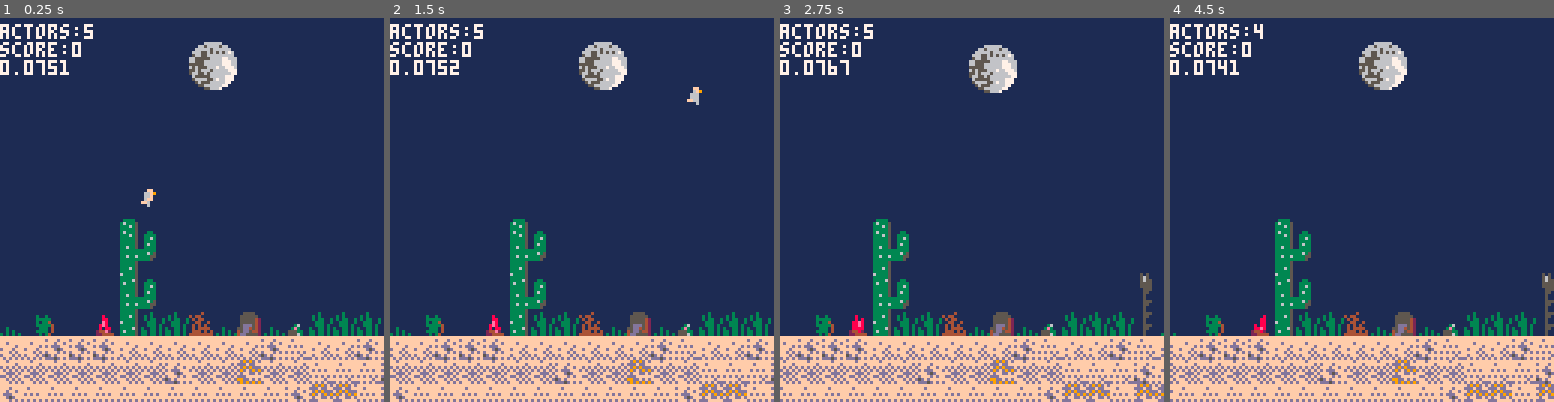
Above: before the commit, frames 1-4 (left to right).
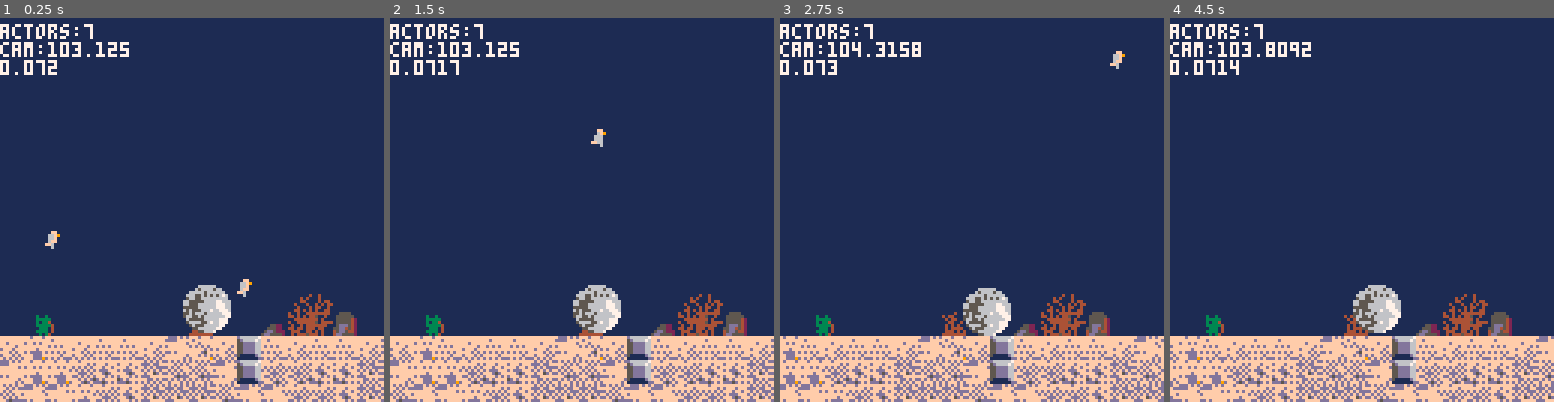
Above: after the commit, the same moments.

Repository: MaxBittker/pico-8-plink
Game: PICO-8 cartridge plink.p8
The game is run twice, just before and just after one commit, with the same random seed, the same clock (stepped at 60 frames per second) and the same inputs.
Inputs:
- Up to frame 1 (0.25 s): no input
- Up to frame 2 (1.5 s): tap X (X key) at 0.33, 1.07 s; tap O (Z key) at 0.7 s
- Up to frame 3 (2.75 s): hold Right 1.6-2.1 s; tap O (Z key) at 1.7, 2.1, 2.5 s; tap X (X key) at 1.85 s; hold Up 2.15-2.42 s; hold Right from 2.47 s (still down)
- Up to frame 4 (4.5 s): tap O (Z key) every 0.4 s from 2.9 to 4.1 s; tap X (X key) at 2.97, 4.08 s; release Right at 3.03 s; hold Left 3.08-3.58 s; hold Right from 4.02 s (still down)

The runs differ from the first frame. In frame 1, 14% of the frame differs, in the area x 0-100%, y 2-100%; in frame 2, 14%; in frame 3, 14%; in frame 4, 14%, in the area x 0-100%, y 1-100%.

Commit message:
bloodmoon

Diff:
--- a/plink.p8
+++ b/plink.p8
@@ -10,10 +10,19 @@
 max_actors = 128
 
 -- music(0, 0, 3)
+  -- music(0)
 
 function mag(a)
   return sqrt((a.x)^2+(a.y)^2)
 end
+
+function distance(a, b)
+  ab = {}
+  ab.x = a.x-b.x
+  ab.y = a.y-b.y
+  return mag(ab)
+end
+
 
 function magsq(a)
   return (a.x)^2+(a.y)^2
@@ -48,9 +57,10 @@
 function make_bird(x,y)
   local a = {}
   a.x=x a.y=y
-  a = make_actor(3, x+0.5, y+1.2, 1)
+  a = make_actor(3, x+0.5, y+1.0, 1)
   a.frame = 112
   a.fear = 0
+  a.wild = false
   a.ddy=0;
   return a
 end
@@ -119,14 +129,17 @@
   actor = {}
   sparkle = {}
   fire = {}
+  moon = {}
+  map_moon = {}
   moose = nil
-  level = 0
+  level = 1
+  moonshot = false
 
   -- spawn player
   for y=0,32 do for x=0,127 do
      my = y + 4
     if (mget(x,y) == 104) then
-      player = make_player(x,my+1,1)
+      player = make_player(105,my+1,1)
     end
     if (mget(x,y) == 64) then
       make_fire(x,my)
@@ -147,10 +160,12 @@
 -- test if a point is solid
 function solid (x, y)
   if (x < 0 or x >= 128 ) then
-    return true end
-
-    val = mget(x, (y - 4) + level * 12)
-    return fget(val, 1)
+    return true
+  end
+  if(y<10) then return false end
+  yy = y - 4 + level * 12
+  val = mget(x, yy)
+  return fget(val, 1)
 end
 
 
@@ -180,6 +195,7 @@
 
 
   accel = 0.025
+  -- accel = 0.525
 
   if (not pl.standing) then
     accel = accel / 2
@@ -237,27 +253,39 @@
 end
 
 function move_arrow(a)
+  if(distance(a, map_moon)<1.6 and not moonshot) then
+    moonshot = true
+    a.x +=a.dx*0.8
+    for i=0,40 do
+      bird =make_bird(a.x-9 - rnd(10), a.y- rnd(10))
+      bird.wild = true
+      bird.fear = 1
+      bird.ddy = 0.02
+
+    end
+  end
   dir = {}
   dir.x = a.dx
   dir.y = a.dy
-  if(mag(dir)< 0.2 and not a.stuck) then
+  if((mag(dir)< 0.2 or moonshot) and not a.stuck ) then
     a.stuck = true
     a.sdx = a.dx
     a.sdy = a.dy
+    a.ddy = 0
     a.dx = 0
     a.dy = 0
   end
 end
 
 function move_bird(b)
-  distance =abs(player.x - b.x)
-  if( distance<8 or player.drawing>5 and distance <12 ) then
+  local d =abs(player.x - b.x)
+  if( (d<8 or (player.drawing>5 and d <12))  and b.fear == 0) then
     b.fear = 1
-
+    sfx(9)
     b.ddy = 0.005
   end
 
-  if(b.fear ==1 and distance> 20 )then
+  if(b.fear ==1 and d> 30 )then
     del(actor,b)
   end
 
@@ -274,14 +302,19 @@
       b.dy = -0.2
       sfx(17)
     end
+    if (b.wild and rnd(50)>45) then
+      b.dx *=-1.1
+      b.d*=-1
+    end
+
   end
 
 end
 
 function move_moose(m)
-  distance =abs(player.x - m.x)
-  if( distance<8 or player.drawing>5 and distance <12 ) then
-    m.fear = 100
+  local d =abs(player.x - m.x)
+  if( (d<8 or (player.drawing>5 and d <12)) and m.fear<90) then
+    m.fear = 200
     sfx(8)
   else
     m.fear = max(0, m.fear-1)
@@ -399,13 +432,16 @@
   end
 
   --pop up even if bouncing
-    while(solid(pl.x-pl.w,pl.y-0.1)) do
+    breaker = 200
+    while(solid(pl.x-pl.w,pl.y-0.1) and breaker>0) do
       pl.y = pl.y - 0.05
-    end
-
-    -- while(solid(pl.x+pl.w,pl.y-0.1)) do
-    --     pl.y = pl.y - 0.05
-    -- end
+      breaker-=1
+    end
+
+    while(solid(pl.x+pl.w,pl.y-0.1) and breaker>0) do
+      pl.y = pl.y - 0.05
+      breaker-=1
+    end
 
 
     else
@@ -524,14 +560,14 @@
 
   spr(s.frame, s.x*8-4, s.y*8-4)
 
-  pal()
+  -- pal()
 end
 
 function draw_fire(pl)
   pl.frame +=0.2
   spr(64 + (pl.frame  % 4),
   pl.x*8,
-  pl.y*8 ,
+  pl.y*8 + level * 8 * 11,
   1, 1)
 
 end
@@ -546,6 +582,10 @@
   if(a.stuck) then
     dir.x = a.sdx
     dir.y = a.sdy
+    if(moonshot)then
+    x+=rnd(1)
+    y+=rnd(1)
+    end
   end
   dir = norm(dir)
   for i=-2,2 do
@@ -579,7 +619,7 @@
   spr(pl.frame,
   pl.x*8-4, pl.y*8-8,
   1, 1, pl.d < 0)
-  pal()
+  -- pal()
 end
 
 function _draw()
@@ -587,11 +627,11 @@
   -- sky
   camera (0, 0)
 
-  if(player.x > 110 and level < 1)then
+  if(player.x > 114 and level < 1)then
     player.x = 5
     player.y = 12
 
-    moose.x = 18
+    moose.x = 20
     moose.y = 15
     level +=1
   end
@@ -611,8 +651,6 @@
   --  pal(13,6) -- highlights
   --  y = 0
   --  map (0, 32, 0, y, 16, 16, 0)
-    spr(86,8*8 - player.x*0.1, 4+ player.x, 2, 2)
-  -- pal()
 
     -- map and actors
     cam_x = mid(0,player.x*8-15,1024-128)
@@ -626,7 +664,22 @@
     --cam_y = mid(0,player.y*6-40,128)
     camera (cam_x,cam_y)
     map (0, level*12, 0,32, 128,myoffset, 1)
-    pal()
+    if(moonshot) then
+      music(1)
+
+      dpal={0,2,2,2,2,2,8,8,8,8, 8,12, 8, 8, 8}
+    --  for i=0,40 do
+        for j=1,15 do
+          col = j
+          -- for k=1,((i+(j%5))/4) do
+            col=dpal[col]
+          -- end
+          pal(j,col, 1)
+          pal(j,col, 0)
+        -- end
+      end
+    end
+
     foreach(sparkle, draw_sparkle)
     foreach(fire, draw_fire)
     foreach(actor, draw_actor)
@@ -634,7 +687,22 @@
 
 
     -- player score
-    camera(0,0)
+    lx = player.x + level*109
+    if( moonshot == false)then
+      camera(0,0)
+      moon.x = 8*8 - lx*0.01
+      moon.y = min(4 + lx*0.40, 11.3 *8)
+      spr(86,moon.x, moon.y, 2, 2)
+      else
+      if(not frozen_moon) then
+      frozen_moon = {}
+      frozen_moon.x = cam_x + moon.x
+      frozen_moon.y = cam_y + moon.y
+      end
+      spr(86,frozen_moon.x- rnd(1) -1, frozen_moon.y + rnd(1), 2, 2)
+    end
+    map_moon.x = cam_x/8 + moon.x/8
+    map_moon.y = cam_y/8 + moon.y/8
     color(7)
 
     if (death_t > 60) then
@@ -647,7 +715,7 @@
     if (true) then
       cursor(0,2)
       print("actors:"..count(actor))
-      print("score:"..player.score)
+      print("cam:"..cam_x/8)
       print(stat(1))
     end
   end
@@ -786,114 +854,114 @@
 
 
 __gff__
-0000030301810303030303030303000003030101010303030303030303030000030303030301010303030303030301010303030303010303030303030303010100000000010000000000000000000000200020200101000000000000000000000000000001010000000000000000000000000000000000000000000000000000
+0001030301810303030303030303000003030101010303030303030303030000030303030301010303030303030301010303030303010303030303030303010100000000010000000000000000000000200020200101010000000000000000000000000001010101000000000000000000000000000000000000000000000000
 0000000000000000000000000000000000000000000000000000000000000000000000000000000000000000000000000000000000000000000000000000000000000000000000000000000000000000000000000000000000000000000000000000000000000000000000000000000000000000000000000000000000000000
 __map__
 0000000000000000000000000000000000000000000000000000000000000000000000000000000000000000000000000000000000000000000000000000000000000000000000000000000000000000000000000000000000000000000000000000000000000000000000000000000000000000000000000000000000000000
 0000000000000000000000000000000000000000000000000000000000000000000000000000000000000000000000000000000000000000000000000000000000000000000000000000000000000000000000000000000000000000000000000000000000000000000000000000000000000000000000000000000000000000
-0000000000000070000000000000000000000000000000000000000000000000000000000000000000000000000000000000000000000000000000000000000000000000000000000000000000000000000000000000000000000000000000000000000000000000000000000000000000000000000000000000000000000000
-0000000000000044550000000000000000000000000000000000000000000000700000000000000000445500000000000000000000000000000000000000000000000000000000000000000000000000000000000000000000000000000000000000000000002500000000000000000000000000000000000000000000000000
-0000000000000064650000000000000000000000000000000000000000000000440000000000000000646500000000002500000000002500000000000000000000000000000000000000000000000000000000000000000000000000000000000000000000001400000000000000000000000000000000000000000000000000
-0000000000000054550000000000000000002500000000000000000000000000540000000000000000545500000000001400000000001400000000000000000000000000000000000014000000000000000000000000000000000000000000002500000000001425000013000000000000000000000052000000000000000000
-0014000000000064650000000000000000001400008081000000140000440000540000000900000000646500000000001425130400001426000015350012003500121212000400131314000025000000002e2f0000000000000000000000250014250000002514140000352e0000000070000000000006000000000000000000
-14140400680040543535120415040535353514040590913535151435155400055404000708131313555435050426041329032018181920200a0b0c28282020232a2b0322220320202739250014041414263e3f0404350400000000002500140014140000001414140013353e2f00000044262626000006000000000000000000
-03030303212121030303030303212203032122030303220337032222030322032222030303032203220303060303220322022828202028281a1b1c1d28282828282828282828282728281811030303222203220303220339130000001404140014140004041414143535353e1229032203030322030303020b2a020202020202
-222202020202020202210202370202222222212202022828282828202020232321222220230202022202021802022222242128270a0b0c0c2a2b2c2d380a0b0c0c060606060638383838380202020202020202020202020202032222220303030303200303032203030303030202022002020202020202022a2b020202020202
-23232122222222222222222222222123232223232122220202360222202323232323232323020222222220282220232323230b0c1a1b1c1d3a3b0a0b0c0c1b1c1d0a0b0c0c0303020302033737373737370202020202213220212021202121200202200202020202220202020202020221202002200202022a02020202020202
-232323232323232323232323233623232423232324232321212120232323232323232323232323232323232323232323230a1b1c2a2b2c2d1a1b1a1b1c1d2b2c2d1a1b1c1d0202020202020202020202020202020202020202020221212102020202020222020202340202020202020202020202020202000200020000000000
-000000000000000000000000000000000000000000000000000000000000000000000000000000000000000000000000000000003a3b3c3d2a2b2a2b2c2d3b3c3d2a2b2c2d0202020202020202020202020202020202020202020202020200000000000000000000000000000000000000000000000000000000000000000000
-000000000000000000000000000000000000000000000000000000000000000000000000000000000000000000000000000000003d2a2b2c3a3b3a3b3c3d0202023a3b3c3d0202020202020202020202020202020202020202020202020000000000000000000000000000000000000000000000000000000000000000000000
-0000000000000000000000000000000000000000000000000000000000000000000000000000000000000000000000000000002c023a3b3c3d0202020202020202020202020202020202020202020202020202020202020202020202020000000000000000000000000000000000000000000000000000000000000000000000
-0000000000000000004455000000000000000000000000000000000000000000000000000000000000000000000000000000003c00000000000000000000000000000000000000000000000000000000000000000000000000000000000000000000000000000000000000000000000000000000000000000000000000000000
-0000000000000000006465000000000000000000000000000000000000000000000000000000000000000000000000000000000200000000000000000000000000000000000000000000000000000000000000000000000000000000000000000000000000000000000000000000000000000000000000000000000000000000
-0000000000000000005455000000000006000000000000000000000000000000000000000000000000000000000000000000000000000000000000000000000000000000000000000000000000000000000000000000000000000000000000000000000000000000000000000000000000000000000000000000000000000000
-0000000000000000446465000000000606000000001212000000000000000000000000000000000000000000000000000000000000000000000000000000000000000000000000000000000000000000000000000000000000000000000000000000000000000000000000000000000000000000000000000000000000000000
-0000000000400000545435351200060606000000121200000000000000000000000000000000000000000000000000000000000000000000000000000000000000000000000000000000000000000000000000000000000000000000000000000000000000000000000000000000000000000000000000000000000000000000
-060606070606060606060606363624232323232323232323232323232323232323232323232323232323232323232323231a2b0202020202020203030300000000000000000000000000000000000000000000000000000000000000000000000000000000000000000000000000000000000000000000000000000000000000
-232323232323232439393923362336232323232323232323232323232323232323232323232323232323232323232323232a3b0000000000000000000000000000000000000000000000000000000000000000000000000000000000000000000000000000000000000000000000000000000000000000000000000000000000
-232323232323232339232336233636232323232323232323232323232323232323232323232323232323232323232323233a020000000000000000000000000000000000000000000000000000000000000000000000000000000000000000000000000000000000000000000000000000000000000000000000000000000000
-2323232323232323232323232323232323232323232323232323232323232323232323232323232302232323232302020202000000000000000000000000000000000000000000000000000000000000000000000000000000000000000000000000000000000000000000000000000000000000000000000000000000000000
-…(84 lines of a section not shown)…
+0000000000000000000000000000000000000000000000000000000000000000000000000000000000000000000000000000000000000000000000000000000000000000000000000000000000000000000000007000000000000000000000000000000000000000000000000000000000000000000000000000000000000000
+0000000000000000000000000000000000000000000000000000000000000000000000000000000000445500000000000000000000000000000000000000000000000000000000000000000000000000000000004455000000000000000000000000000000002500000000000000000000000000000000000000000000000000
+0000000000000000000000000000000000000000000000000000000000000000000000000000000000646500000000002500000000002500000000000000000000000000000000000000000000000000000000006465000000000000000000007000000000001400700000000000000000000000000000000000000000000000
+0000000000000000000000000000000000000000000000000000000000000000000000000000000000545500000000001400000000001400000000000000000000000000000000000014000000000000000000005455000000000000000000002500000000001425440000000000000000000000000000000000000000000000
+0014000000000000000000000000000000000000008081000000140000000000000000000900000000646500000000001425130400001426000015350012003500121212000400131314000025000000002e2f0064650000000000000000250014250000002514145400002e0000000070000000000000000000000000000000
+14140413680040010035120400042635353513040590913535261435011313050004000708130013555435050426041329032018181920200a0b0c28032020232a2b0322370320202739250014041414263e3f0054001200000000002500140014140000001414145400003e2f00000044262600000000000000000000000000
+03200303202121032203330322212203032122030303220337032222030322032222030338032203220303060303220322022828202028281a1b1c1d28342728382834282827282737281811030303222203220303220339000000001400140014140012001414145400003e1229032203030337030303020b2a020202020202
+222233023702023302213302370202373722212202022728282828202020213838283838213821382238071802022222242128270a0b0c0c2a2b2c2d380a27340c070606060638383738380202020202020202020202020202032222220303332233330303202203030303030202342002320202020202022a2b020202020202
+23232122222222223822222122222137232223232122270202360222202323232323232323020222222220282220232323230b0c1a1b1c1d3a3b0a0b0c301b1c1d0a0b0c0c0303020302033737373737370202020202213220212021202121200202202020200202220202020202020237202034203402022a02020202020202
+0000000000000000000000000000000000000000000000000000000000000000000000000000000000000000000000000000000000000000000000000000000000000000000000000000000000000000000000000000000000000000000000000220202022023620340202020202360202020202020202000200020000000000
+0000000000000000000000000000000000000000000000000000000000000000000000000000000000000000000000000000000000000000000000000000000000000000000000000000000000000000000000000000000000000000000000000000000000000000000000000000000000000000000000000000000000000000
+0000000000000000000000000000000000000000000000000000000000000000000000000000000000000000000000000000000000000000000000000000000000000000000000000000000000000000000000000000000000000000000000000000000000000000000000000000000000000000000000000000000000000000
+0000000000000000000000000000000000000000000000000000000070000000000000000000000000000000000000000000000000000000000000000000000000000000000000000000000000000000000000000000000000000000000000000000000000000000000000000000000000000000000000000000000000000000
+0000000000000000000000000000000000000000000000000000000044550000000000000000000000000000000000000000000000000000000000000000000000000000000000000000000000000000000000000000000000000000000000000000000000000000000000000000000000000000000000000000000000000000
+0000000000000000000000000000000000000000000000000000000064650000000000000000000000000000000000000000000000000000000000000000000000000000000000000000000000000000000000000000000000000000000000000000000000000000000000000000000000000000000000000000000000000000
+0000000000000000000000000000000000000000000000000000000054550000000000000000000000000000000000000000000000000000000000000000000000000000000000000000000000000000000000000000000000000000000000000000000000000000000000000000000000000000000000000000000000000000
+000000000000000000000000000000000000000000121200000000006465000000000000000000000000000000000000000000000000000000000000000000000000000000000000000000000000000000000000000000000000000000000000000000000000000000000000000000000000002e2f0000000000000000000000
+000000442626000000000000000000000000000012120000000000005435000000000000000000000000000000000000000000000000000000000000000000000000000000000000000000000000000000000000000000000000000000000000000000000000000000000000000000120000263e3f1500000000000000000000
+03030303030337030303020b2a0202020202022323232323232323232323232323232323232323232323230a0b0c0d3a231a2b22032222033331033022032122033331032822032222033331032822032222033331033822032222033331033822032232033331033722032222033331030622032222033331032b2203222203
+02320202320202020202022a2b0202020202022323232323232323232323232323232323232323232323231a1b1c1d3b232a3b20202121232424333220202121232124332820202121232424332828202121232424333838382111382424330620372137232424333737202121232424330620202121232424333b2020212123
+37202037202034203402022a0202020202020223232323232323232323232323232323232323232323233d2a2b2c2d3c233a333320202123232324333320202123232324333320202123232324333320202123232324333320202123232324333320202123232324333337202123232324333320202123232324333320202123
+0202020202020202020200020002000000000023232323232323232323232323232323232323232302232323232302020202333333373837333833333333373837333833333333373837333833333333373837333833333333373837333833333333373837333833333333373837333833333333373837333833333333373837
+…(84 lines of a section not shown)…
Not shown, changed: 27 lines of the sprite sheet (__gfx__) section of plink.p8
Not shown, changed: the music (__music__) section of plink.p8
Not shown, changed: the sound effects (__sfx__) section of plink.p8
